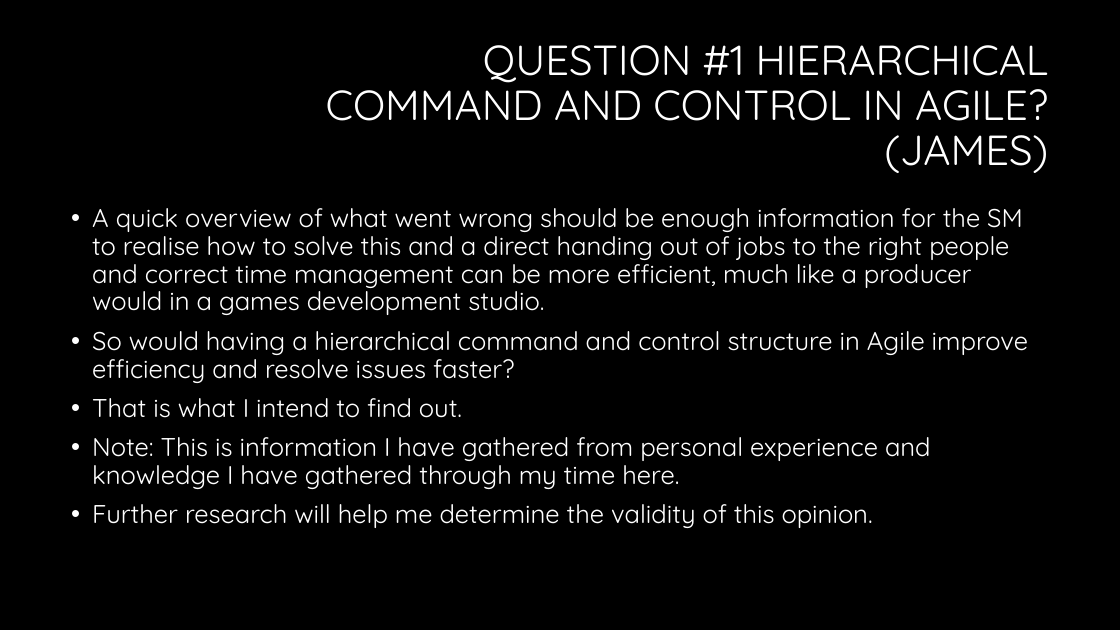
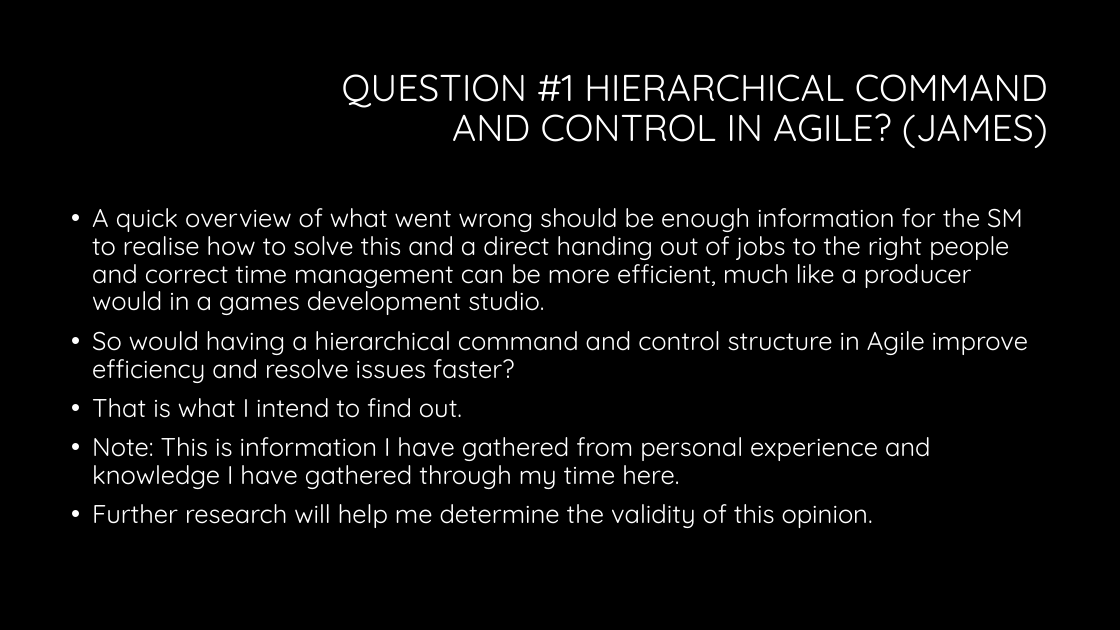
Before and after one commit to Falmouth-Games-Academy/comp150-agile, a slide deck: slide 5 of proposal/Agile questions.ppt. Drawn at 1120x630 pixels with LibreOffice and Linux fonts; fonts in the diff are those of the drawing; background and template pictures are left out. Boxes give left, top, right and bottom in pixels: in the first picture for what was removed or moved away, otherwise in the second. Text is boxed around its words. In the diff, an @@ line names an element or a change of style, - is before the commit and + after.

```diff
--- a/proposal/Agile questions.ppt
+++ b/proposal/Agile questions.ppt
@@ title "QUESTION #1 HIERARCHICAL COMMAND AND ..." at (x1=342, y1=74, x2=1048, y2=148): size 36 to 32 pt @@
```
Also in this commit, not shown: 5 other slides changed, 2 slides added.
